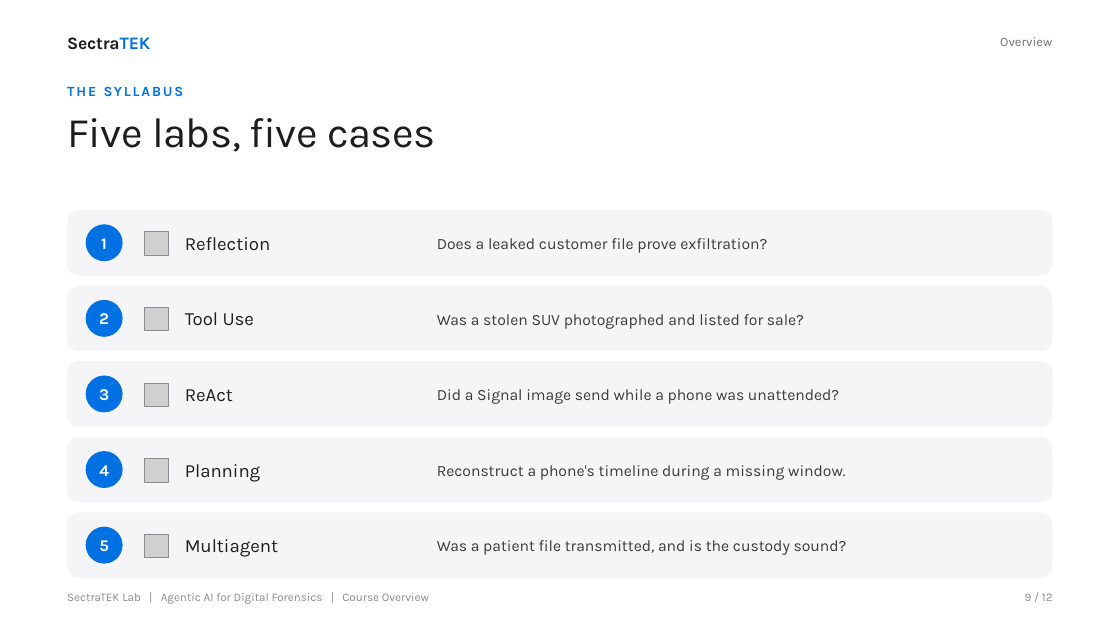
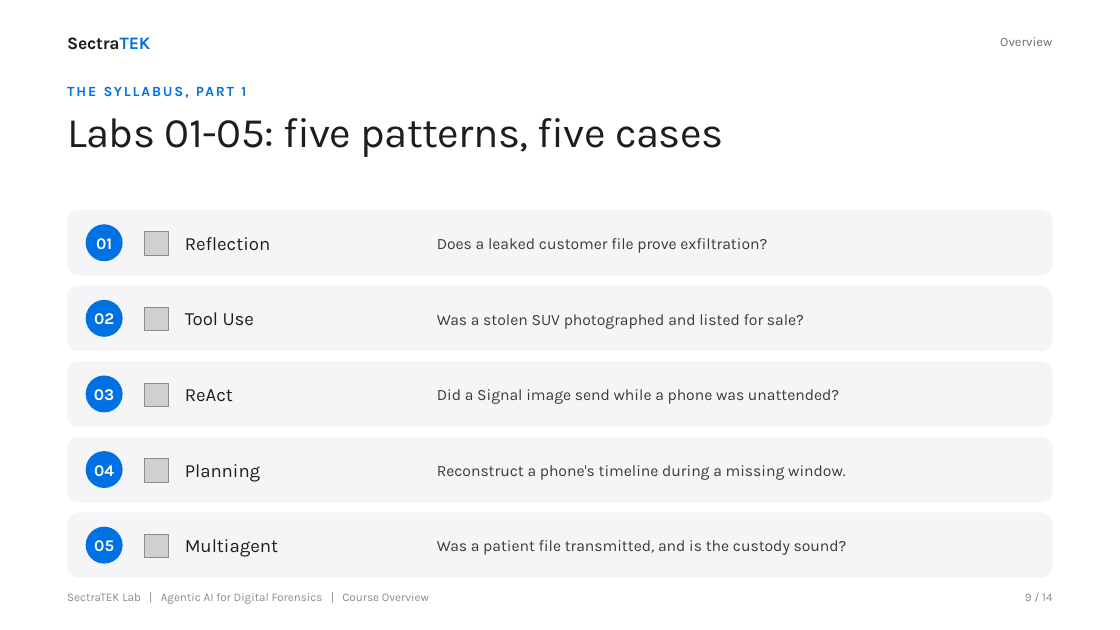
Before and after one commit to danjethh/sectratek-AI-Lab, a slide deck: slide 9 of course_overview/SectraTEK_Course_Overview.pptx. Drawn at 1120x630 pixels with LibreOffice and Linux fonts; fonts in the diff are those of the drawing; grey boxes stand for pictures. Boxes give left, top, right and bottom in pixels: in the first picture for what was removed or moved away, otherwise in the second. Text is boxed around its words. In the diff, an @@ line names an element or a change of style, - is before the commit and + after.

```diff
--- a/course_overview/SectraTEK_Course_Overview.pptx
+++ b/course_overview/SectraTEK_Course_Overview.pptx
@@ text at bbox=[241, 87, 246, 96]: text changed @@
-THE SYLLABUS
+THE SYLLABUS, PART 1
@@ title at bbox=[67, 118, 724, 157]: text changed @@
-Five labs, five cases
+Labs 01-05: five patterns, five cases
@@ text at bbox=[96, 238, 112, 249]: text changed @@
-1
+01
@@ text at bbox=[94, 313, 114, 324]: text changed @@
-2
+02
@@ text at bbox=[94, 389, 115, 401]: text changed @@
-3
+03
@@ text at bbox=[94, 465, 114, 476]: text changed @@
-4
+04
@@ text at bbox=[94, 540, 114, 552]: text changed @@
-5
+05
@@ text at bbox=[1025, 593, 1052, 601]: text changed @@
-9 / 12
+9 / 14
```
Also in this commit, not shown: 11 other slides changed, 2 slides added, 4 other files.
